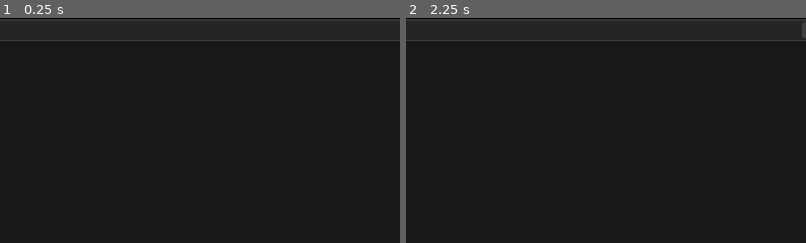
Above: before the commit, frames 1-2 (left to right).
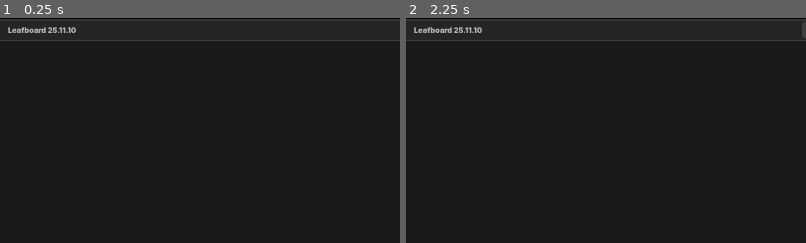
Above: after the commit, the same moments.

Repository: Dinno-DEV/leafboard
Game: Godot game, scene res://root_scenes/MainScene.tscn
The game is run twice, just before and just after one commit, with the same random seed, the same clock (stepped at 60 frames per second) and the same inputs.
Inputs (mouse positions are % of the whole screen's width and height, from its top left):
- Up to frame 1 (0.25 s): no input
- Up to frame 2 (2.25 s): click (94, 3) at 0.5 s; click (96, 3) at 1.25 s; click (94, 3) at 2 s
The pictures show only the part of the screen within x 44-94%, y 0-50%; the shares and areas given below are measured in that part.

The runs differ from the first frame. In frame 1, 0.3% of the frame differs, in the area x 2-19%, y 4-7%; in frame 2, 0.3%.

Commit message:
WindowHeader updated

Diff:
--- a/components/WindowHeader.tscn
+++ b/components/WindowHeader.tscn
@@ -60,6 +60,7 @@
 [node name="Label" type="Label" parent="HBoxContainer"]
 layout_mode = 2
 size_flags_horizontal = 6
+text = "Leafboard 25.11.10"
 
 [node name="HBoxContainer" type="HBoxContainer" parent="HBoxContainer"]
 layout_mode = 2
--- a/res_files/Themes/DarkMode.tres
+++ b/res_files/Themes/DarkMode.tres
@@ -1,5 +1,6 @@
-[gd_resource type="Theme" load_steps=27 format=3 uid="uid://re1e3s8kew18"]
-
+[gd_resource type="Theme" load_steps=31 format=3 uid="uid://re1e3s8kew18"]
+
+[ext_resource type="FontFile" uid="uid://bfltwa0oq87mt" path="res://assets/fonts/Inter_18pt-Black.ttf" id="1_0nn2o"]
 [ext_resource type="Texture2D" uid="uid://3lw7j4e26erv" path="res://assets/panels/PanelMainRad8.png" id="1_v7g3f"]
 [ext_resource type="Texture2D" uid="uid://d2ow4t6judq5a" path="res://assets/panels/PanelMainRad10.png" id="2_0nn2o"]
 [ext_resource type="Texture2D" uid="uid://bqemfvm3s1yn7" path="res://assets/panels/PanelMain2Rad24.png" id="3_unj3k"]
@@ -69,6 +70,12 @@
 corner_radius_top_right = 4
 corner_radius_bottom_right = 4
 corner_radius_bottom_left = 4
+
+[sub_resource type="StyleBoxEmpty" id="StyleBoxEmpty_h4vqd"]
+
+[sub_resource type="StyleBoxEmpty" id="StyleBoxEmpty_op0om"]
+
+[sub_resource type="StyleBoxEmpty" id="StyleBoxEmpty_xumdu"]
 
 [sub_resource type="StyleBoxTexture" id="StyleBoxTexture_onmqg"]
 content_margin_left = 4.0
@@ -227,6 +234,17 @@
 ButtonRad4V2/styles/hover_pressed = SubResource("StyleBoxFlat_op0om")
 ButtonRad4V2/styles/normal = SubResource("StyleBoxEmpty_0nn2o")
 ButtonRad4V2/styles/pressed = SubResource("StyleBoxFlat_op0om")
+Label/colors/font_color = Color(0.6901961, 0.6901961, 0.6901961, 1)
+Label/font_sizes/font_size = 12
+Label/fonts/font = ExtResource("1_0nn2o")
+Label/styles/focus = SubResource("StyleBoxEmpty_h4vqd")
+Label/styles/normal = SubResource("StyleBoxEmpty_h4vqd")
+LabelTitle/base_type = &"Label"
+LabelTitle/colors/font_color = Color(0.6901961, 0.6901961, 0.6901961, 1)
+LabelTitle/font_sizes/font_size = 12
+LabelTitle/fonts/font = ExtResource("1_0nn2o")
+LabelTitle/styles/focus = SubResource("StyleBoxEmpty_op0om")
+LabelTitle/styles/normal = SubResource("StyleBoxEmpty_xumdu")
 Panel/styles/panel = SubResource("StyleBoxTexture_onmqg")
 PanelContainer/styles/panel = SubResource("StyleBoxTexture_op0om")
 PanelContainerMain2Rad24/base_type = &"PanelContainer"
--- a/root_scenes/MainScene.tscn
+++ b/root_scenes/MainScene.tscn
@@ -36,6 +36,9 @@
 [node name="Soundboard" parent="PanelContainer/VBoxContainer/PanelContainer/WindowHeader/HBoxContainer/Selector" index="1"]
 theme_type_variation = &"ButtonRad4"
 
+[node name="Label" parent="PanelContainer/VBoxContainer/PanelContainer/WindowHeader/HBoxContainer" index="1"]
+theme_type_variation = &"LabelTitle"
+
 [node name="Minimize" parent="PanelContainer/VBoxContainer/PanelContainer/WindowHeader/HBoxContainer/HBoxContainer" index="0"]
 theme_type_variation = &"ButtonRad4V2"
 
Binary file added: assets/fonts/Inter_18pt-Black.ttf
Not shown, added: assets/fonts/Inter_18pt-Black.ttf.import
Binary file added: assets/fonts/Inter_18pt-BlackItalic.ttf
Not shown, added: assets/fonts/Inter_18pt-BlackItalic.ttf.import
Binary file added: assets/fonts/Inter_18pt-Bold.ttf
Not shown, added: assets/fonts/Inter_18pt-Bold.ttf.import
Binary file added: assets/fonts/Inter_18pt-BoldItalic.ttf
Not shown, added: assets/fonts/Inter_18pt-BoldItalic.ttf.import
Binary file added: assets/fonts/Inter_18pt-ExtraBold.ttf
Not shown, added: assets/fonts/Inter_18pt-ExtraBold.ttf.import
Binary file added: assets/fonts/Inter_18pt-ExtraBoldItalic.ttf
Not shown, added: assets/fonts/Inter_18pt-ExtraBoldItalic.ttf.import
(and 60 more such lines)
